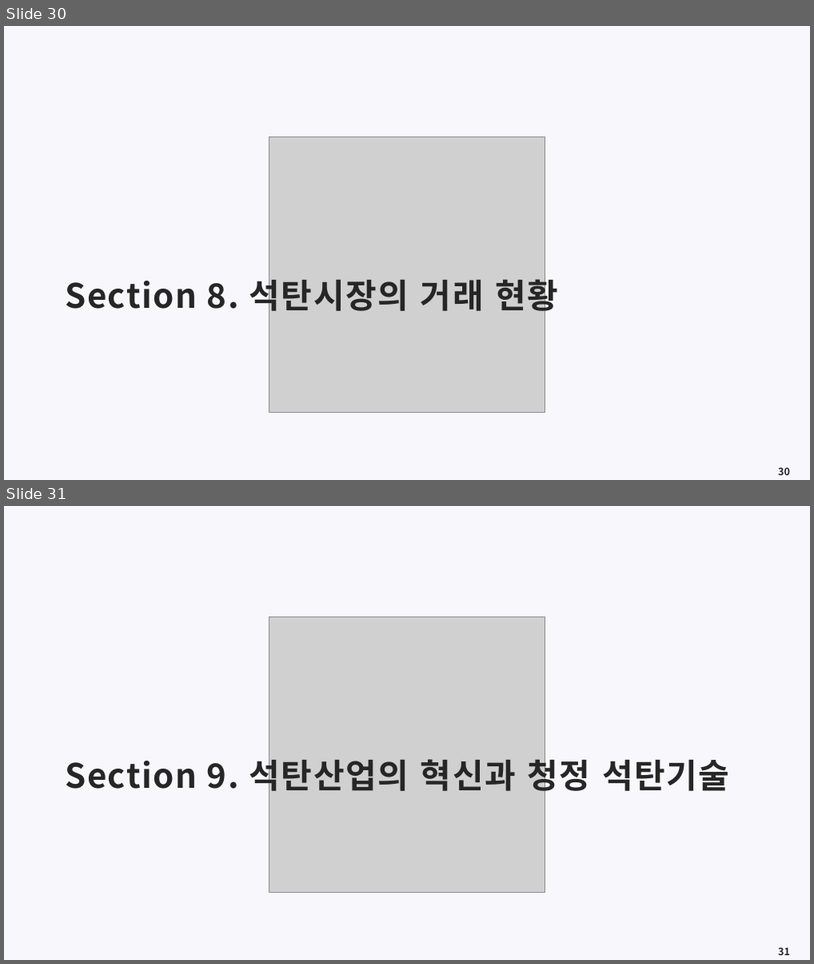
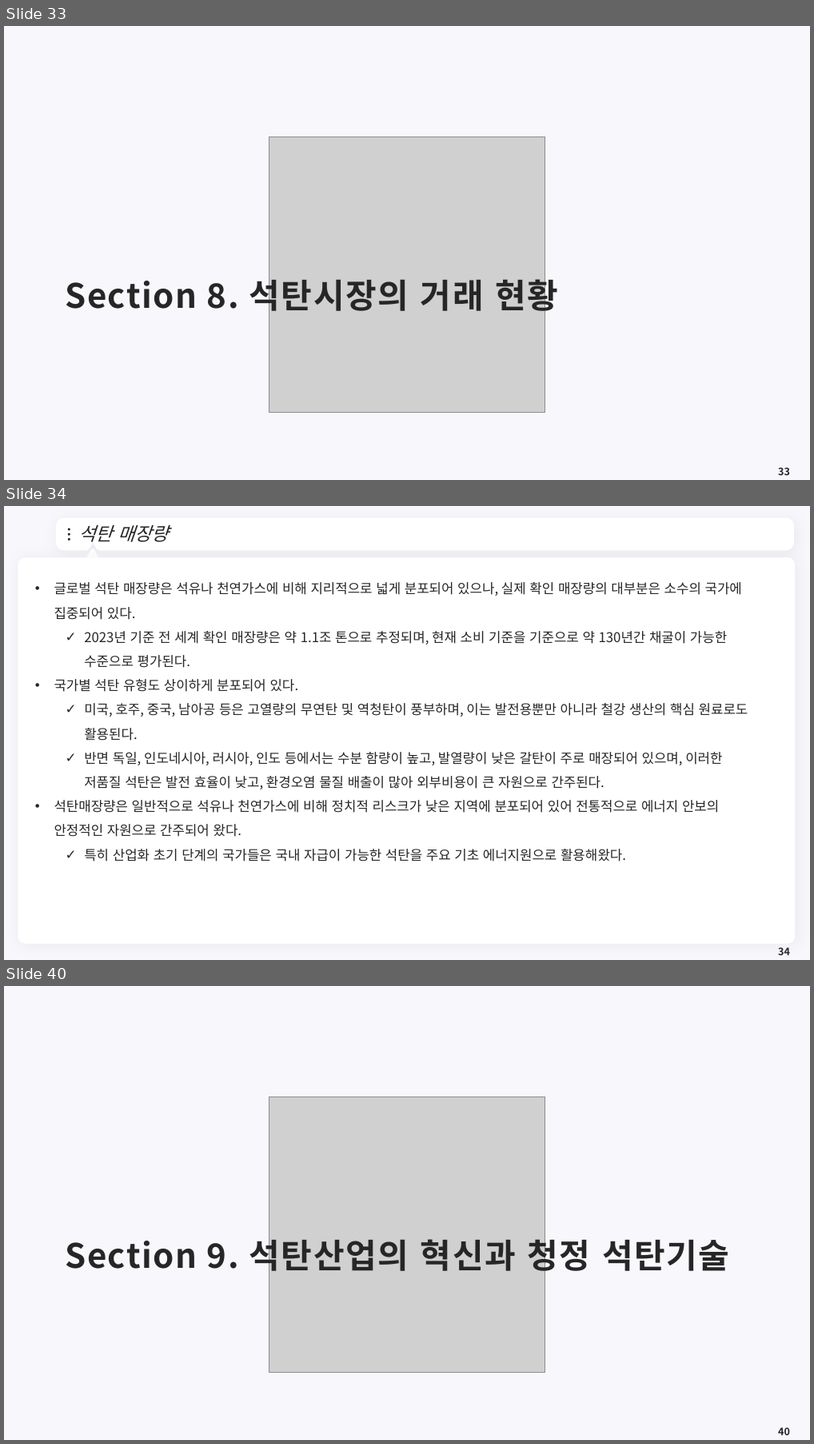
Before and after one commit to meandthey/Teaching, a slide deck: 에너지경제학/자원에너지경제학_Chapter_4 (석탄).pptx. Shown one above the other, each under a label of ours: slides 30 and 31 before the commit, slides 33, 34 and 40 after it; the slides between them are not shown. The pictures are 814x964 and 814x1444 pixels, drawn with LibreOffice and Linux fonts; fonts in the diff are those of the drawing; grey boxes stand for pictures; background and template pictures are left out. Boxes give left, top, right and bottom in pixels: in the first picture for what was removed or moved away, otherwise in the second. Text is boxed around its words. In the diff, an @@ line names an element or a change of style, - is before the commit and + after.

```diff
--- a/에너지경제학/자원에너지경제학_Chapter_4 (석탄).pptx
+++ b/에너지경제학/자원에너지경제학_Chapter_4 (석탄).pptx
@@ slide 34 added at bbox=[4, 506, 810, 960], background #F8F7FC @@
@@ freeform shape added at bbox=[59, 521, 792, 548], fill #FFFFFF, outline #FFFFFF 7.25 pt @@
@@ ellipse added at bbox=[68, 528, 70, 531], fill #262626 @@
@@ title added at bbox=[78, 525, 169, 542], 22 pt, text #262626, italic @@
+석탄 매장량
@@ ellipse added at bbox=[68, 533, 70, 536], fill #262626 @@
@@ ellipse added at bbox=[68, 538, 70, 540], fill #262626 @@
@@ triangle added at bbox=[86, 550, 99, 562], fill #FFFFFF, outline #FFFFFF 3.75 pt @@
@@ freeform shape added at bbox=[775, 530, 782, 540], fill #FFFFFF @@
@@ rounded rectangle added at bbox=[18, 557, 796, 944], fill #FFFFFF @@
@@ text added at bbox=[54, 582, 749, 861], 16 pt, text #262626 @@
+• 글로벌 석탄 매장량은 석유나 천연가스에 비해 지리적으로 넓게 분포되어 있으나, 실제 확인 매장량의 대부분은 소수의 국가에 집중되어 있다.
+  ✓ 2023년 기준 전 세계 확인 매장량은 약 1.1조 톤으로 추정되며, 현재 소비 기준을 기준으로 약 130년간 채굴이 가능한 수준으로 평가된다.
+• 국가별 석탄 유형도 상이하게 분포되어 있다.
+  ✓ 미국, 호주, 중국, 남아공 등은 고열량의 무연탄 및 역청탄이 풍부하며, 이는 발전용뿐만 아니라 철강 생산의 핵심 원료로도 활용된다.
+  ✓ 반면 독일, 인도네시아, 러시아, 인도 등에서는 수분 함량이 높고, 발열량이 낮은 갈탄이 주로 매장되어 있으며, 이러한 저품질 석탄은 발전 효율이 낮고, 환경오염 물질 배출이 많아 외부비용이 큰 자원으로 간주된다.
+• 석탄매장량은 일반적으로 석유나 천연가스에 비해 정치적 리스크가 낮은 지역에 분포되어 있어 전통적으로 에너지 안보의 안정적인 자원으로 간주되어 왔다.
+  ✓ 특히 산업화 초기 단계의 국가들은 국내 자급이 가능한 석탄을 주요 기초 에너지원으로 활용해왔다.
@@ page number added at bbox=[778, 947, 790, 955], 12 pt, text #262626, bold @@
+34
@@ what was slide 30 is now slide 33 @@
@@ page number at bbox=[778, 467, 790, 475]: text changed @@
-30
+33
@@ what was slide 31 is now slide 40 @@
@@ page number at bbox=[778, 1427, 790, 1435]: text changed @@
-31
+40
```
Also in this commit, not shown: 1 slide changed, 8 other slides added, 1 other file.
